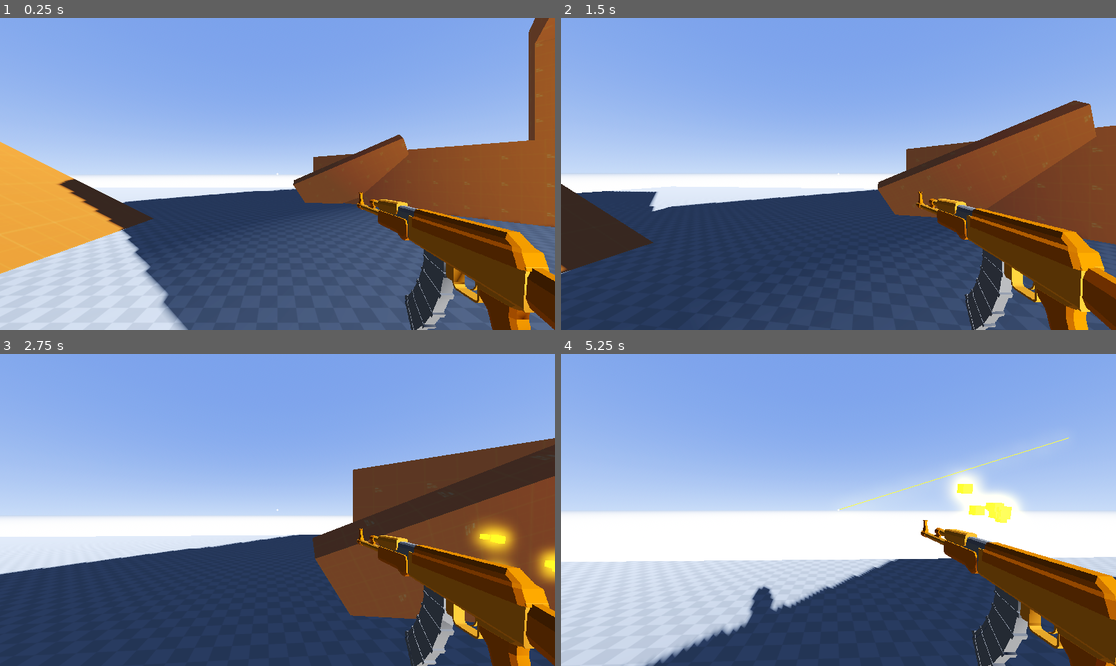
Above: before the commit, frames 1-4 (two rows, left to right).
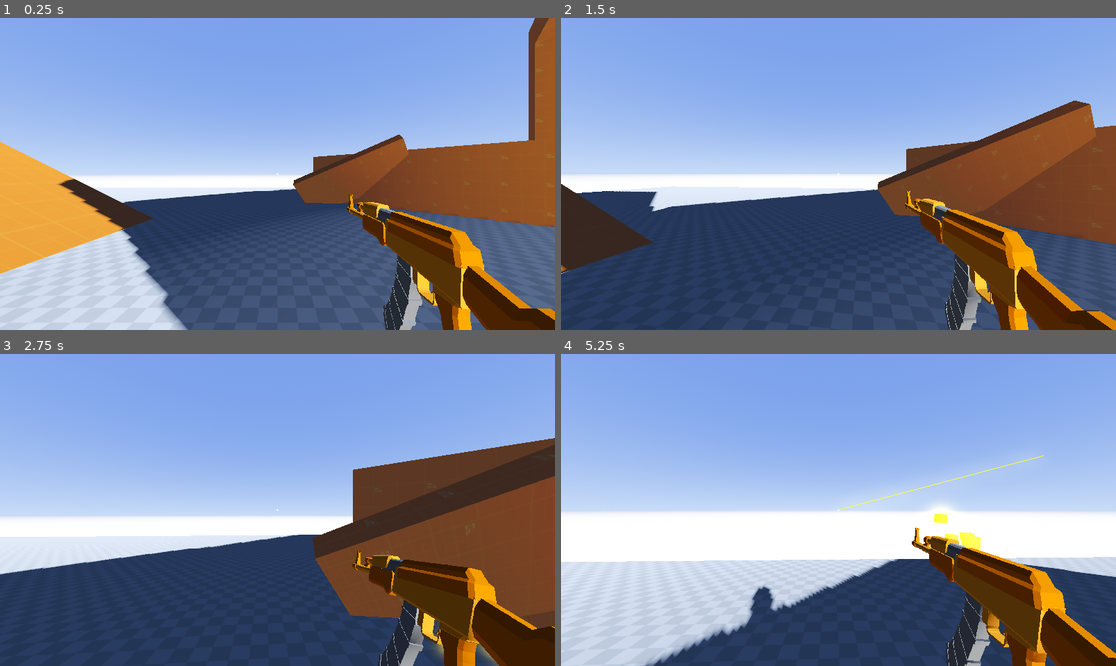
Above: after the commit, the same moments.

Repository: xandwr/deadshot-duels
Game: Godot game, scene res://Scenes/TestWorld.tscn
The game is run twice, just before and just after one commit, with the same random seed, the same clock (stepped at 60 frames per second) and the same inputs. A sky picture missing from this copy of the repository is replaced by a grey-blue gradient.
Inputs (mouse positions are in pixels of both pictures, inside the frame that each line leads up to):
- Up to frame 1 (0.25 s): no input
- Up to frame 2 (1.5 s): move the mouse to (866, 174) at 0.52 s; press the mouse at (866, 174) at 0.53 s; hold W (move_forward) from 0.53 s (still down); tap Space (jump) at 0.77 s; move the mouse to (810, 174) at 1.27 s; release the mouse at (810, 174) at 1.28 s; click (810, 174) at 1.35 s
- Up to frame 3 (2.75 s): keep holding W (move_forward); tap Space (jump) at 1.52 s; move the mouse to (288, 503) at 2.02 s; press the mouse at (288, 503) at 2.03 s
- Up to frame 4 (5.25 s): keep holding W (move_forward); move the mouse to (832, 516) at 2.77 s; release the mouse at (832, 516) at 2.78 s; click (832, 516) at 2.85 s; tap Space (jump) at 3.02, 3.77, 4.52 s; move the mouse to (877, 513) at 3.52 s; press the mouse at (877, 513) at 3.53 s; move the mouse to (794, 506) at 4.27 s; release the mouse at (794, 506) at 4.28 s; click (794, 506) at 4.35 s; move the mouse to (844, 510) at 5.02 s; press the mouse at (844, 510) at 5.03 s

The runs differ from the first frame. In frame 1, 9.3% of the frame differs, in the area x 62-100%, y 55-100%; in frame 2, 9.4%; in frame 3, 9.9%; in frame 4, 11%, in the area x 50-100%, y 26-100%.

Commit message:
Idle weapon sway alongside look sway

Diff:
--- a/Guns/assault_rifle.tscn
+++ b/Guns/assault_rifle.tscn
@@ -154,7 +154,7 @@
 [sub_resource type="Animation" id="Animation_0mjrl"]
 resource_name = "shoot"
 length = 0.1
-step = 0.01
+step = 0.005
 tracks/0/type = "value"
 tracks/0/imported = false
 tracks/0/enabled = true
@@ -162,22 +162,22 @@
 tracks/0/interp = 1
 tracks/0/loop_wrap = true
 tracks/0/keys = {
-"times": PackedFloat32Array(0, 0.01, 0.1),
-"transitions": PackedFloat32Array(1, 1, 1),
-"update": 0,
-"values": [Vector3(0, 0, 0), Vector3(-0.005, 0, 0), Vector3(0, 0, 0)]
+"times": PackedFloat32Array(0, 0.015, 0.1),
+"transitions": PackedFloat32Array(0.615573, 1.10957, 1),
+"update": 0,
+"values": [Vector3(0, 0, 0), Vector3(-0.003, 0, 0), Vector3(0, 0, 0)]
 }
 tracks/1/type = "value"
 tracks/1/imported = false
 tracks/1/enabled = true
 tracks/1/path = NodePath("RootNode/AssaultRifle_2:rotation")
-tracks/1/interp = 1
+tracks/1/interp = 2
 tracks/1/loop_wrap = true
 tracks/1/keys = {
-"times": PackedFloat32Array(0, 0.01, 0.1),
-"transitions": PackedFloat32Array(1, 1, 1),
-"update": 0,
-"values": [Vector3(0, 0, 0), Vector3(0, -0.139626, 0), Vector3(0, 0, 0)]
+"times": PackedFloat32Array(0, 0.015, 0.1),
+"transitions": PackedFloat32Array(1, 0.757859, 1),
+"update": 0,
+"values": [Vector3(0, 0, 0), Vector3(0, -0.0349066, 0), Vector3(0, 0, 0)]
 }
 
 [sub_resource type="AnimationLibrary" id="AnimationLibrary_wklwt"]
@@ -191,6 +191,7 @@
 
 [node name="RootNode" type="Node3D" parent="."]
 transform = Transform3D(10, 0, 0, 0, 10, 0, 0, 0, 10, 0, 0, 0)
+script = ExtResource("4_5fb85")
 
 [node name="AssaultRifle_2" type="MeshInstance3D" parent="RootNode"]
 layers = 2
@@ -201,7 +202,6 @@
 surface_material_override/2 = ExtResource("1_tfdsi")
 surface_material_override/3 = ExtResource("2_mt03c")
 surface_material_override/4 = ExtResource("1_tfdsi")
-script = ExtResource("4_5fb85")
 
 [node name="Muzzle" type="Node3D" parent="RootNode/AssaultRifle_2"]
 transform = Transform3D(0.1, 0, 0, 0, 0.1, 0, 0, 0, 0.1, 0.0382046, -1.91948e-09, 0.00570787)
--- a/Guns/gun_physical.gd
+++ b/Guns/gun_physical.gd
@@ -1,11 +1,21 @@
-extends MeshInstance3D
+extends Node3D
+
+@onready var player = $"."
 
 var sway_min = Vector2(-50, -50)
 var sway_max = Vector2(50, 50)
-var sway_speed_position = 0.02
-var sway_speed_rotation = 0.05
-var sway_amount_position = 0.008
+var sway_speed_position = 0.04
+var sway_speed_rotation = 0.04
+var sway_amount_position = 0.005
 var sway_amount_rotation = 30.0
+
+var idle_sway_adjustment = 10.0
+var idle_sway_rotation_strength = 300.0
+var random_sway_amount = 5.0
+var sway_noise = NoiseTexture2D.new()
+var sway_speed = 1.2
+var random_sway = Vector2()
+var sway_time = 0.0
 
 var weapon_position
 var weapon_rotation
@@ -14,6 +24,7 @@
 
 
 func _ready() -> void:
+	sway_noise.noise = FastNoiseLite.new()
 	weapon_position = position
 	weapon_rotation = rotation_degrees
 
@@ -26,8 +37,20 @@
 func _physics_process(delta: float) -> void:
 	# Rough implementation of weapon sway
 	# These values actually feel pretty nice, might just keep them long-term
+	var sway_random_noise = get_sway_noise()
+	var sway_random_adjusted = sway_random_noise * idle_sway_adjustment
+
+	sway_time += delta * (sway_speed + sway_random_noise)
+	random_sway.x = sin(sway_time * 1.5 + sway_random_adjusted) / random_sway_amount
+	random_sway.y = sin(sway_time - sway_random_adjusted) / random_sway_amount
+
 	mouse_movement = mouse_movement.clamp(sway_min, sway_max)
-	position.y = lerp(position.x, weapon_position.x - (mouse_movement.x * sway_amount_position) * delta, sway_speed_position)
-	position.x = lerp(position.y, weapon_position.y + (mouse_movement.y * sway_amount_position) * delta, sway_speed_position)
-	rotation_degrees.x = lerp(rotation_degrees.x, weapon_rotation.y + (mouse_movement.x * sway_amount_rotation) * delta, sway_speed_rotation)
-	rotation_degrees.y = lerp(rotation_degrees.y, weapon_rotation.x - (mouse_movement.y * sway_amount_rotation) * delta, sway_speed_rotation)
+	position.y = lerp(position.x, weapon_position.x - (mouse_movement.x * sway_amount_position + random_sway.x) * delta, sway_speed_position)
+	position.x = lerp(position.y, weapon_position.y + (mouse_movement.y * sway_amount_position + random_sway.y) * delta, sway_speed_position)
+	rotation_degrees.x = lerp(rotation_degrees.x, weapon_rotation.y + (mouse_movement.x * sway_amount_rotation + (random_sway.y * idle_sway_rotation_strength)) * delta, sway_speed_rotation)
+	rotation_degrees.y = lerp(rotation_degrees.y, weapon_rotation.x - (mouse_movement.y * sway_amount_rotation + (random_sway.x * idle_sway_rotation_strength)) * delta, sway_speed_rotation)
+
+
+func get_sway_noise() -> float:
+	var player_position = player.global_position
+	return sway_noise.noise.get_noise_2d(player_position.x, player_position.y)
--- a/default_bus_layout.tres
+++ b/default_bus_layout.tres
@@ -16,7 +16,7 @@
 band_db/10000_hz = -1.0
 
 [resource]
-bus/0/volume_db = -16.4004
+bus/0/volume_db = -11.952
 bus/1/name = &"Reverb"
 bus/1/solo = false
 bus/1/mute = false
--- a/player.tscn
+++ b/player.tscn
@@ -82,10 +82,10 @@
 [node name="Camera3D" type="Camera3D" parent="SubViewportContainer/SubViewport"]
 transform = Transform3D(1, 0, 0, 0, 1, 0, 0, 0, 1, 0, 1.8, 0)
 cull_mask = 2147483646
-fov = 60.0
+fov = 50.0
 script = ExtResource("6_8uv5t")
 
 [node name="GunPoint" type="Node3D" parent="SubViewportContainer/SubViewport/Camera3D"]
-transform = Transform3D(1, 0, 0, 0, 1, 0, 0, 0, 1, 0.175, -0.125, -0.2)
+transform = Transform3D(1, 0, 0, 0, 1, 0, 0, 0, 1, 0.135, -0.125, -0.25)
 
 [node name="Assault Rifle" parent="SubViewportContainer/SubViewport/Camera3D/GunPoint" instance=ExtResource("3_qdcdx")]
